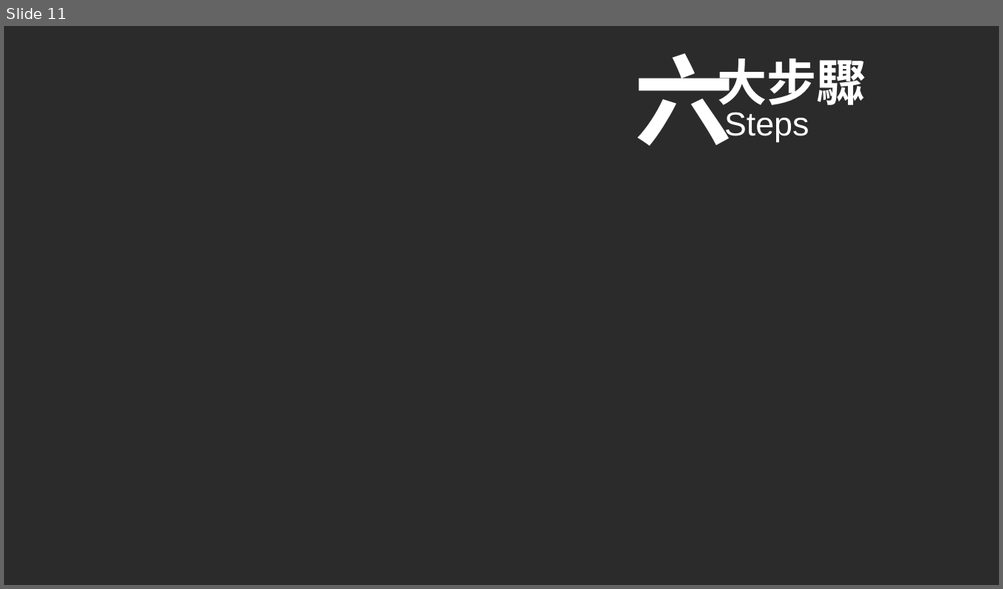
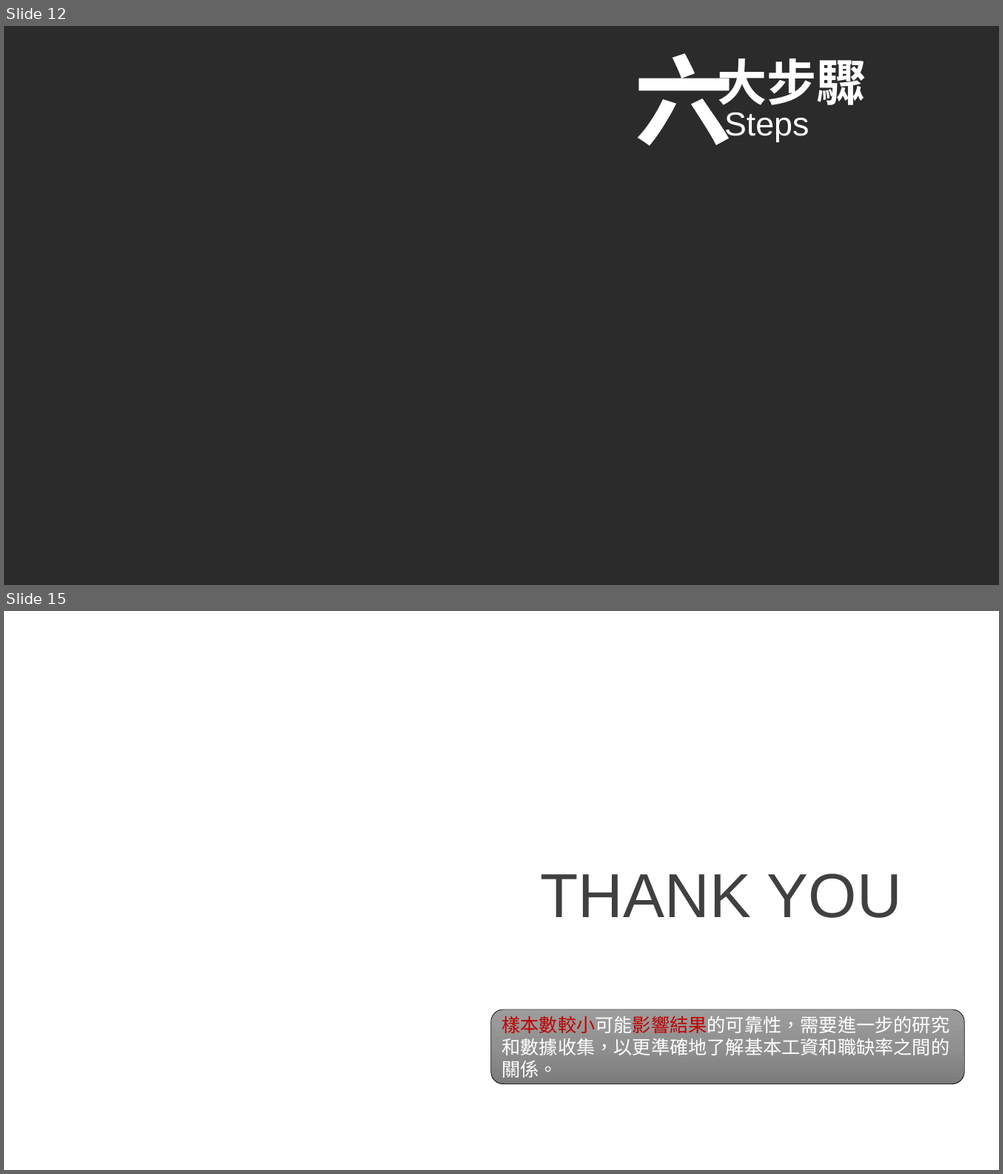
Before and after one commit to HWTeng-Teaching/202309-Statistics, a slide deck: 14 鄭暄瀠/統計學期末報告_512717021_鄭暄瀠/鄭暄瀠_職缺率與基本工資關聯性探討.pptx. Shown one above the other, each under a label of ours: slide 11 before the commit, slides 12 and 15 after it; the slides between them are not shown. The pictures are 1003x589 and 1003x1174 pixels, drawn with LibreOffice and Linux fonts; fonts in the diff are those of the drawing; background and template pictures are left out; a plain dark background stands for a picture behind light text. Boxes give left, top, right and bottom in pixels: in the first picture for what was removed or moved away, otherwise in the second. Text is boxed around its words. In the diff, an @@ line names an element or a change of style, - is before the commit and + after.

```diff
--- a/14 鄭暄瀠/統計學期末報告_512717021_鄭暄瀠/鄭暄瀠_職缺率與基本工資關聯性探討.pptx
+++ b/14 鄭暄瀠/統計學期末報告_512717021_鄭暄瀠/鄭暄瀠_職缺率與基本工資關聯性探討.pptx
@@ slide 15 added at [4,611,999,1170], background picture (left out) @@
@@ text added at [540,874,902,918], 60 pt, text #404040 @@
+THANK YOU
@@ rounded rectangle added at [490,1010,965,1085], fill gradient #9D9D9D to #909090 to #7C7C7C, outline #000000 0.5 pt, 18 pt, text #FFFFFF @@
+樣本數較小可能影響結果的可靠性，需要進一步的研究和數據收集，以更準確地了解基本工資和職缺率之間的關係。
@@ what was slide 11 is now slide 12 @@
```
Also in this commit, not shown: 3 slides changed, 2 other slides added, 2 slides removed, 1 other file.
